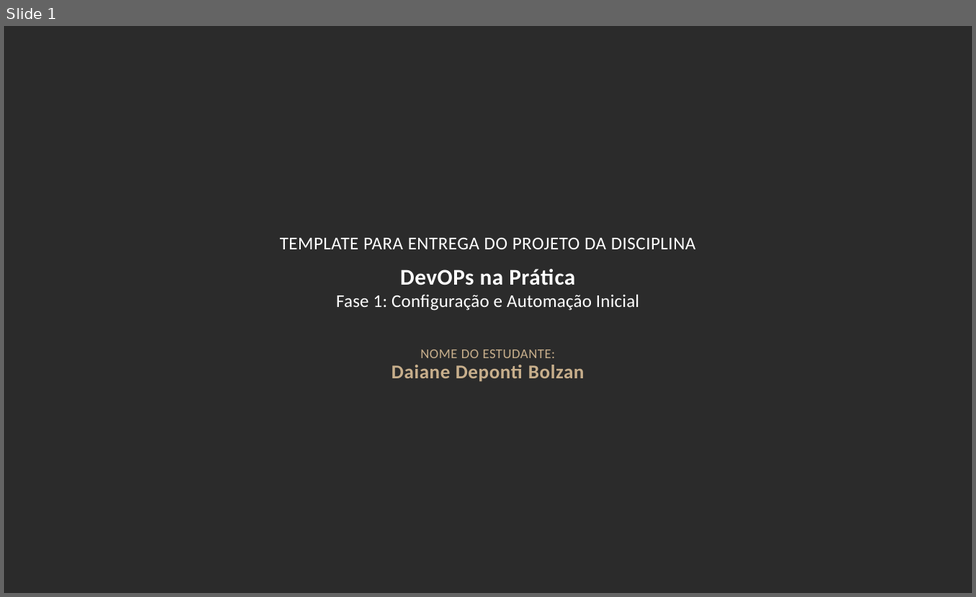
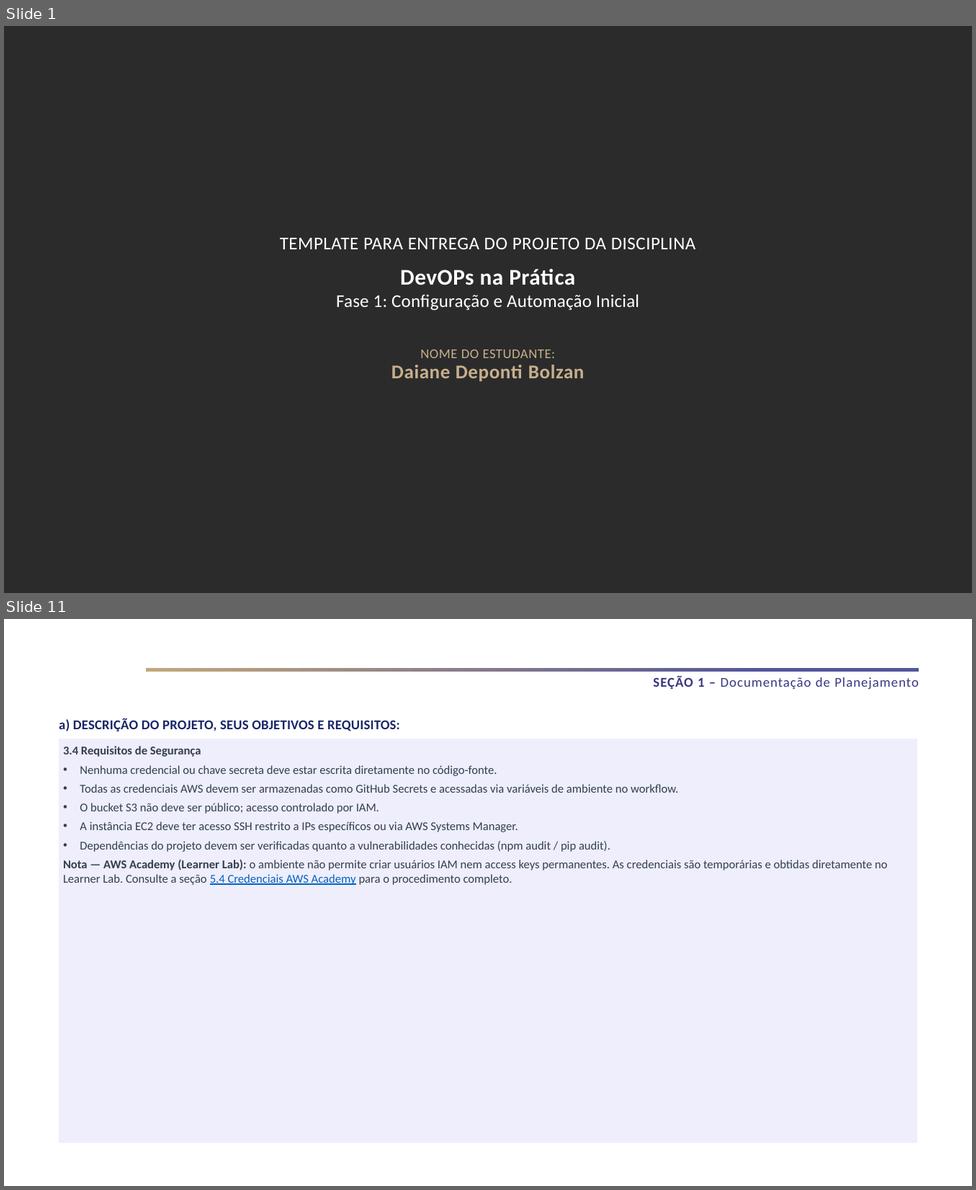
Before and after one commit to Daaaiii/Devops, a slide deck: Daiane Bolzan - Fase 1 - DevOps na Prática.pptx. Shown one above the other, each under a label of ours: slide 1 before the commit, slides 1 and 11 after it; the slides between them are not shown. The pictures are 976x597 and 976x1190 pixels, drawn with LibreOffice and Linux fonts; fonts in the diff are those of the drawing; background and template pictures are left out; a plain dark background stands for a picture behind light text. Boxes give left, top, right and bottom in pixels: in the first picture for what was removed or moved away, otherwise in the second. Text is boxed around its words. In the diff, an @@ line names an element or a change of style, - is before the commit and + after.

Commit message:
atualizando documentação da Fase 1 para incluir a conclusão da proteção da branch `main`

```diff
--- a/Daiane Bolzan - Fase 1 - DevOps na Prática.pptx
+++ b/Daiane Bolzan - Fase 1 - DevOps na Prática.pptx
@@ slide 11 added at (x1=4, y1=619, x2=972, y2=1186), background #FFFFFF @@
@@ rectangle added at (x1=145, y1=668, x2=918, y2=672), fill gradient #C3A77A to #53559B @@
@@ text added at (x1=653, y1=676, x2=918, y2=689), 18 pt, text #393683 @@
+SEÇÃO 1 – Documentação de Planejamento
@@ text added at (x1=59, y1=718, x2=400, y2=731), 18 pt, text #19266B, bold @@
+a) DESCRIÇÃO DO PROJETO, SEUS OBJETIVOS E REQUISITOS:
@@ text added at (x1=59, y1=739, x2=917, y2=1142), fill #EEEEFC, 16 pt, text #333F50 @@
+3.4 Requisitos de Segurança
+• Nenhuma credencial ou chave secreta deve estar escrita diretamente no código-fonte.
+• Todas as credenciais AWS devem ser armazenadas como GitHub Secrets e acessadas via variáveis de ambiente no workflow.
+• O bucket S3 não deve ser público; acesso controlado por IAM.
+• A instância EC2 deve ter acesso SSH restrito a IPs específicos ou via AWS Systems Manager.
+• Dependências do projeto devem ser verificadas quanto a vulnerabilidades conhecidas (npm audit / pip audit).
+Nota — AWS Academy (Learner Lab): o ambiente não permite criar usuários IAM nem access keys permanentes. As credenciais são temporárias e obtidas diretamente no Learner Lab. Consulte a seção 5.4 Credenciais AWS Academy para o procedimento completo.
```
Also in this commit, not shown: 13 other slides added, 5 slides removed, 1 other file.
